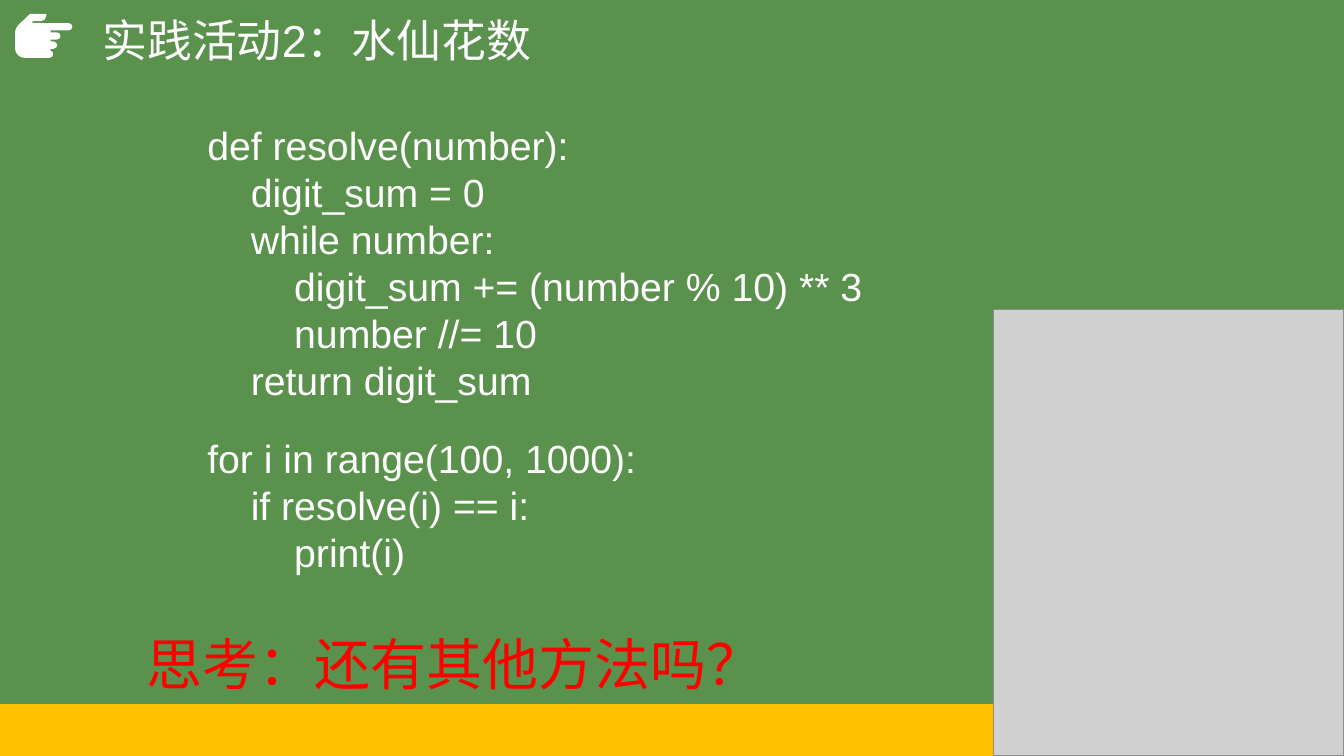
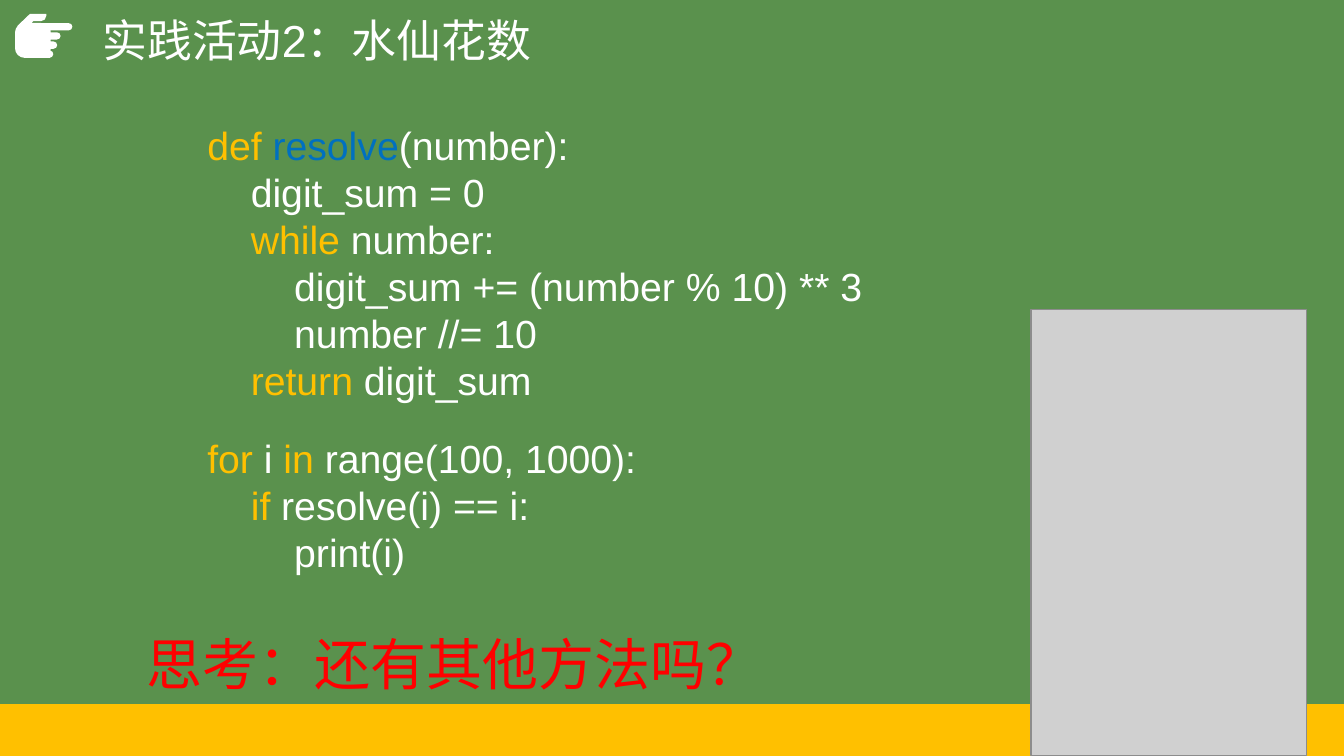
Before and after one commit to hongm32/2020design, a slide deck: slide 22 of 【第09课】4.1算法及其特征/【第09课】4.1算法及其特征.pptx. Drawn at 1344x756 pixels with LibreOffice and Linux fonts; fonts in the diff are those of the drawing; grey boxes stand for pictures. Boxes give left, top, right and bottom in pixels: in the first picture for what was removed or moved away, otherwise in the second. Text is boxed around its words. In the diff, an @@ line names an element or a change of style, - is before the commit and + after.

```diff
--- a/【第09课】4.1算法及其特征/【第09课】4.1算法及其特征.pptx
+++ b/【第09课】4.1算法及其特征/【第09课】4.1算法及其特征.pptx
@@ text at (207, 131, 569, 403): text colour #FFFFFF to #FFC000 in "def", "while", "return"; text colour #FFFFFF to #0070C0 in "resolve(number):" @@
@@ picture: place and size @@
-picture at (993, 310, 1344, 756)
+picture at (1031, 310, 1307, 756)
@@ text at (207, 444, 636, 528): text colour #FFFFFF to #FFC000 in "for in", "if" @@
```
Also in this commit, not shown: 8 other slides changed, 5 other files.
